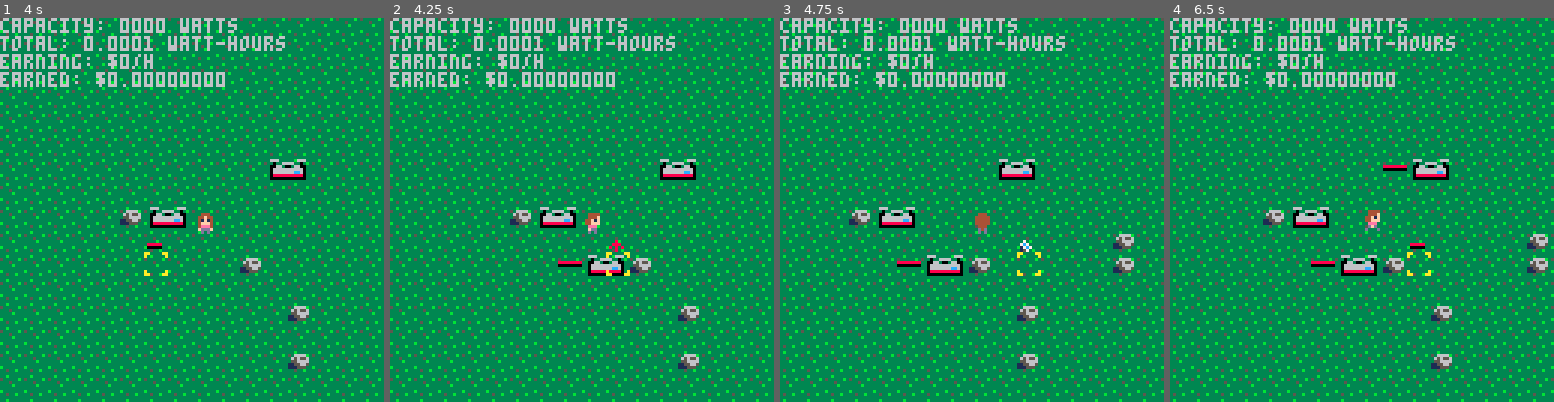
Above: before the commit, frames 1-4 (left to right).
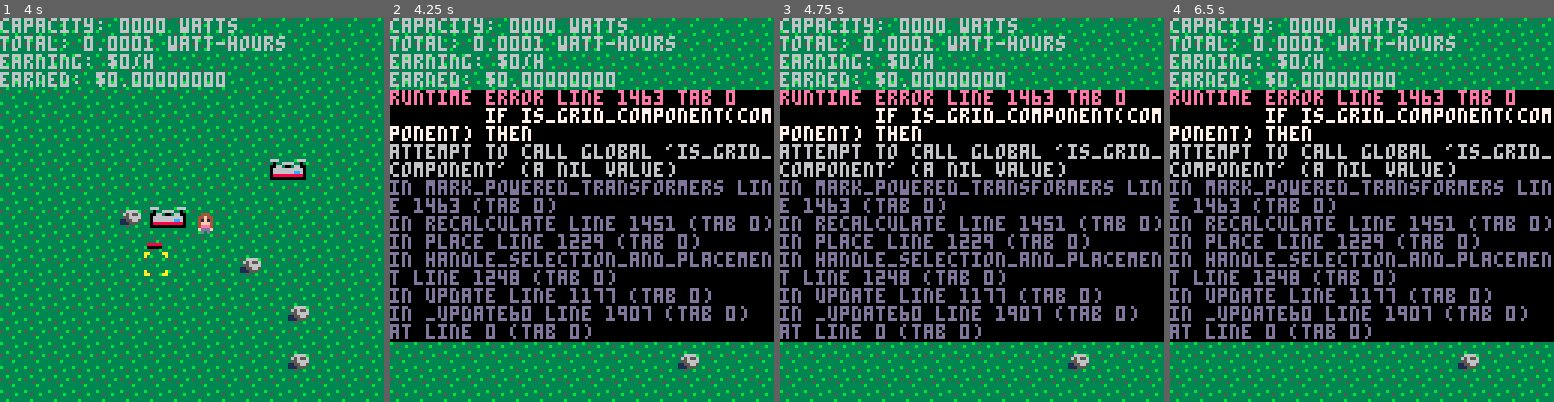
Above: after the commit, the same moments.

Repository: sargon2/pico8
Game: PICO-8 cartridge mine/solar_sally/solar_sally.p8
The game is run twice, just before and just after one commit, with the same random seed, the same clock (stepped at 60 frames per second) and the same inputs.
Inputs:
- Up to frame 1 (4 s): tap X (X key) at 0.33, 1.07, 1.85, 2.97 s; tap O (Z key) at 0.7, 1.7, 2.1, 2.5, 2.9, 3.3, 3.7 s; hold Right 1.6-2.1 s; hold Up 2.15-2.42 s; hold Right 2.47-3.03 s; hold Left 3.08-3.58 s; hold Down 3.63-3.97 s
- Up to frame 2 (4.25 s): hold Right from 4.02 s (still down); tap X (X key) at 4.08 s; tap O (Z key) at 4.1 s
- Up to frame 3 (4.75 s): tap O (Z key) at 4.5 s; release Right at 4.68 s; hold Up from 4.73 s (still down)
- Up to frame 4 (6.5 s): tap O (Z key) every 0.4 s from 4.9 to 6.1 s; release Up at 5.03 s; hold Left 5.08-5.68 s; tap X (X key) at 5.2, 6.32 s; hold Down 5.73-6.03 s; hold Right from 6.08 s (still down)

Frame 1 is identical in both runs. In frame 2, 65% of the frame differs, in the area x 0-100%, y 18-85%; in frame 3, 73%, in the area x 0-100%, y 0-100%; in frame 4, 73%.
Error after the commit: runtime error line 1463 tab 0; if is_grid_component(component) then; attempt to call global 'is_grid_component' (a nil value)

Commit message:
WIP implementing grid components

Diff:
--- a/mine/solar_sally/systems/Circuits.lua
+++ b/mine/solar_sally/systems/Circuits.lua
@@ -24,35 +24,56 @@
 
     local components = get_connected_components()
 
-    mark_powered_transformers(components)
+    printh(dump(components))
 
-    printh(dump(components))
+    local powered_transformers = mark_powered_transformers(components)
+
+    printh(dump(powered_transformers))
 end
 
 function mark_powered_transformers(components)
-    -- TODO This would be easier if we had different entity ids for each transformer in the world.  Should we?
+    local powered_transformers = BooleanGrid:new()
+
+    for component in all(components) do
+        -- TODO this is failing because GridWire is not connectable.  We can't make it connectable because you can put a transformer directly next to grid wire, and have a component without any regular wire.
+        -- So, the fix is probably for the 'components' data structure to include whether or not each component contains grid wire or not.
+        -- Maybe get_grid_component() should be separate from get_connected_components().
+        if is_grid_component(component) then -- if this component is connected to the grid; there's only ever 1 grid component
+            for x, y in pairs(components[Transformers.ent_left]) do
+                powered_transformers:set(x, y)
+                powered_transformers:set(x+1, y)
+            end
+            for x, y in pairs(components[Transformers.ent_right]) do
+                powered_transformers:set(x, y)
+                powered_transformers:set(x-1, y)
+            end
+        end
+    end
+    return powered_transformers
 end
 
 function get_connected_components()
     local components = {}
 
     local visited = BooleanGrid:new()
-    local current_component = table_with_default_val(0)
+    local current_component = {}
 
     function visit(x, y)
         if visited:is_set(x, y) then
             -- Already visited this location
             return
         end
-        visited:set(x, y)
         -- What entity type are we?
         local ent_id = Locations.entity_at(x, y)
         if ent_id != nil then
             if Attributes.get_attr(ent_id, "connectable") then
                 -- If it's connectable, add it to the list of connected entities for this component
-                current_component[ent_id] += 1
+                if(not current_component[ent_id]) current_component[ent_id] = {}
+                if(not current_component[ent_id][x]) current_component[ent_id][x] = {}
+                add(current_component[ent_id][x], y)
             elseif ent_id == Wire.ent_id or ent_id == GridWire.ent_id then
-                -- If it's wire or gridwire, visit all our neighbors
+                -- If it's wire or gridwire, continue recursing
+                visited:set(x, y)
                 visit(x-1, y)
                 visit(x+1, y)
                 visit(x,y-1)
@@ -71,7 +92,7 @@
             if next(current_component) != nil then -- if it's not empty
                 add(components, current_component)
             end
-            current_component = table_with_default_val(0)
+            current_component = {}
         end
     end
 
